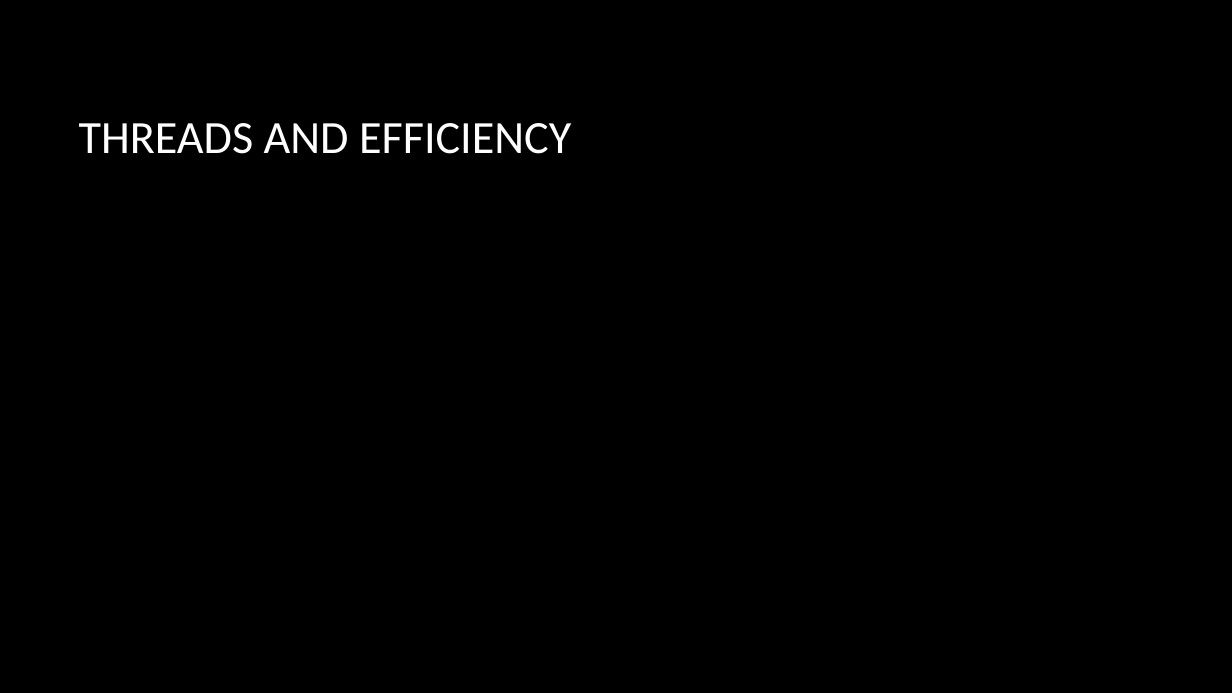
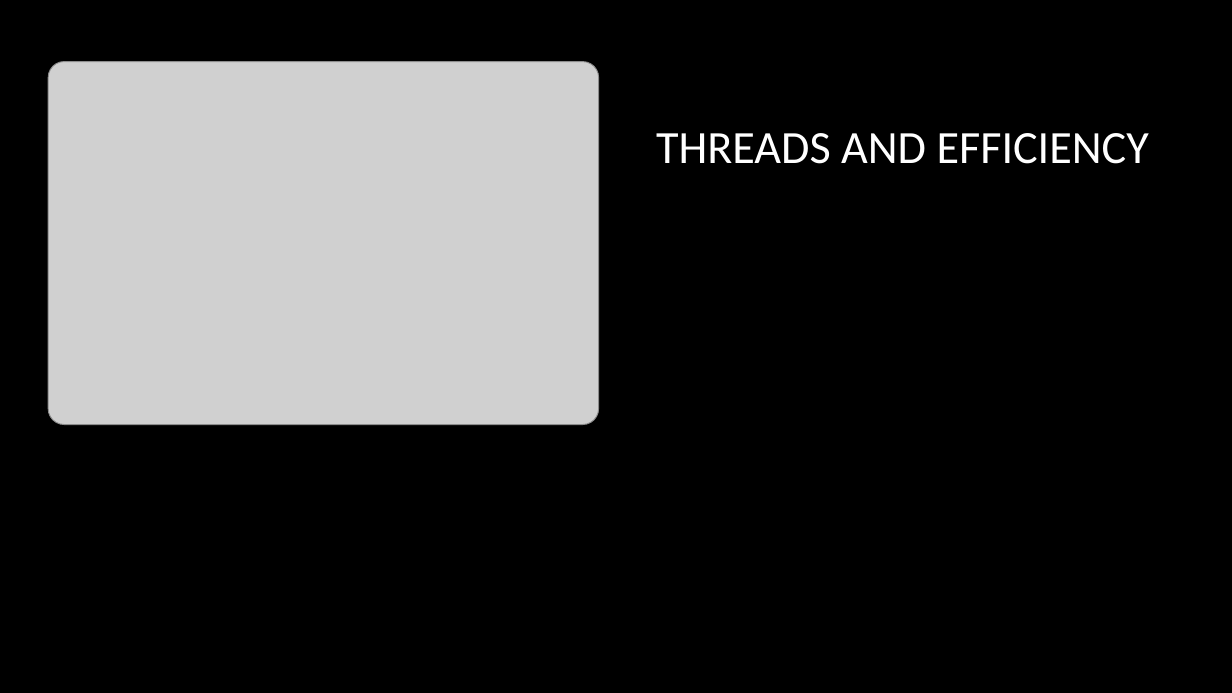
Before and after one commit to MariaPrograms/RayCasting, a slide deck: slide 10 of Graphics and Computational Programming.pptx. Drawn at 1232x693 pixels with LibreOffice and Linux fonts; fonts in the diff are those of the drawing; grey boxes stand for pictures; background and template pictures are left out. Boxes give left, top, right and bottom in pixels: in the first picture for what was removed or moved away, otherwise in the second. Text is boxed around its words. In the diff, an @@ line names an element or a change of style, - is before the commit and + after.

```diff
--- a/Graphics and Computational Programming.pptx
+++ b/Graphics and Computational Programming.pptx
@@ picture added at (48,62,599,425) @@
@@ title "THREADS AND EFFICIENCY": place and size @@
-title "THREADS AND EFFICIENCY" at (79,123,571,154)
+title "THREADS AND EFFICIENCY" at (656,133,1149,164)
```
Also in this commit, not shown: 5 other slides changed, 2 slides removed, 5 other files.
